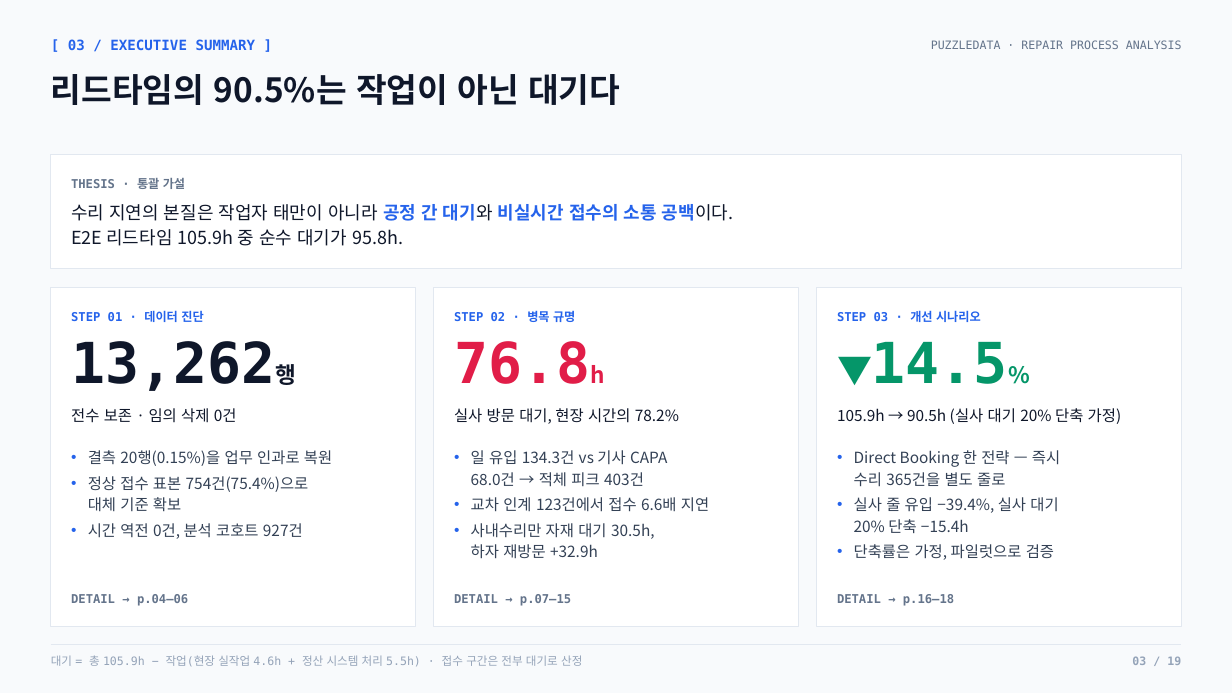
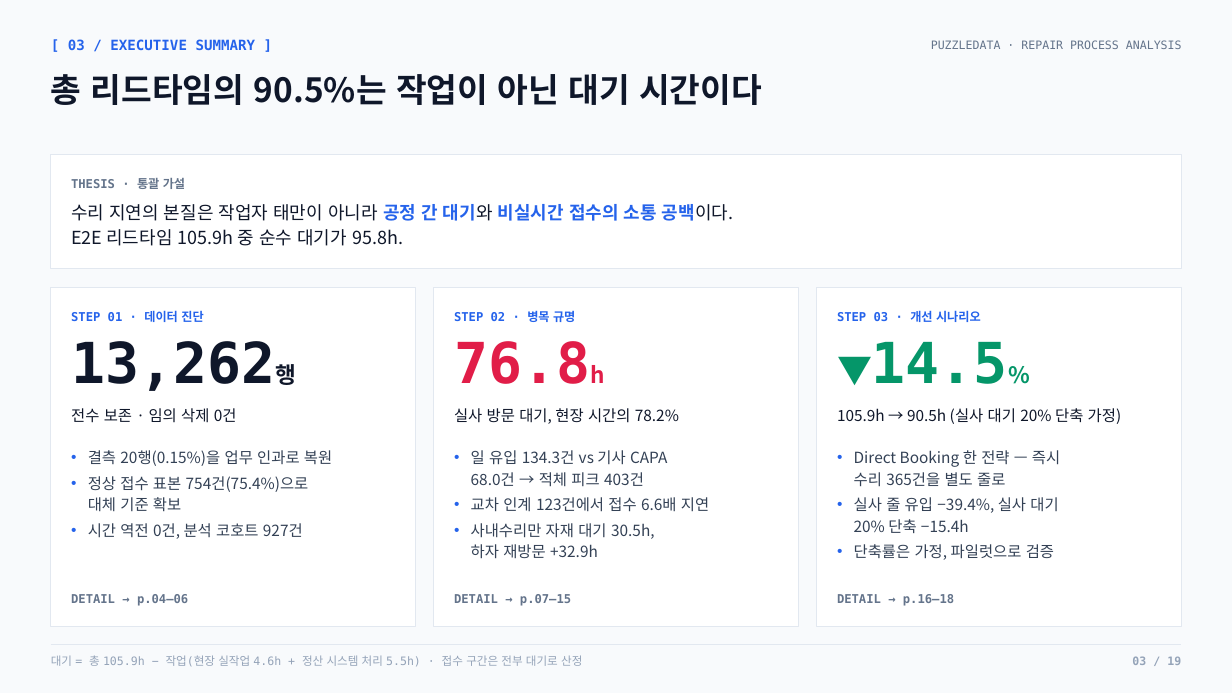
Before and after one commit to nus1245/puzzle_data, a slide deck: slide 3 of outputs/pptx/puzzledata_repair_report.pptx. Drawn at 1232x693 pixels with LibreOffice and Linux fonts; fonts in the diff are those of the drawing. Boxes give left, top, right and bottom in pixels: in the first picture for what was removed or moved away, otherwise in the second. Text is boxed around its words. In the diff, an @@ line names an element or a change of style, - is before the commit and + after.

```diff
--- a/outputs/pptx/puzzledata_repair_report.pptx
+++ b/outputs/pptx/puzzledata_repair_report.pptx
@@ text at bbox=[51, 74, 762, 105]: text changed @@
-리드타임의 90.5%는 작업이 아닌 대기다
+총 리드타임의 90.5%는 작업이 아닌 대기 시간이다
```
Also in this commit, not shown: 2 other files.
